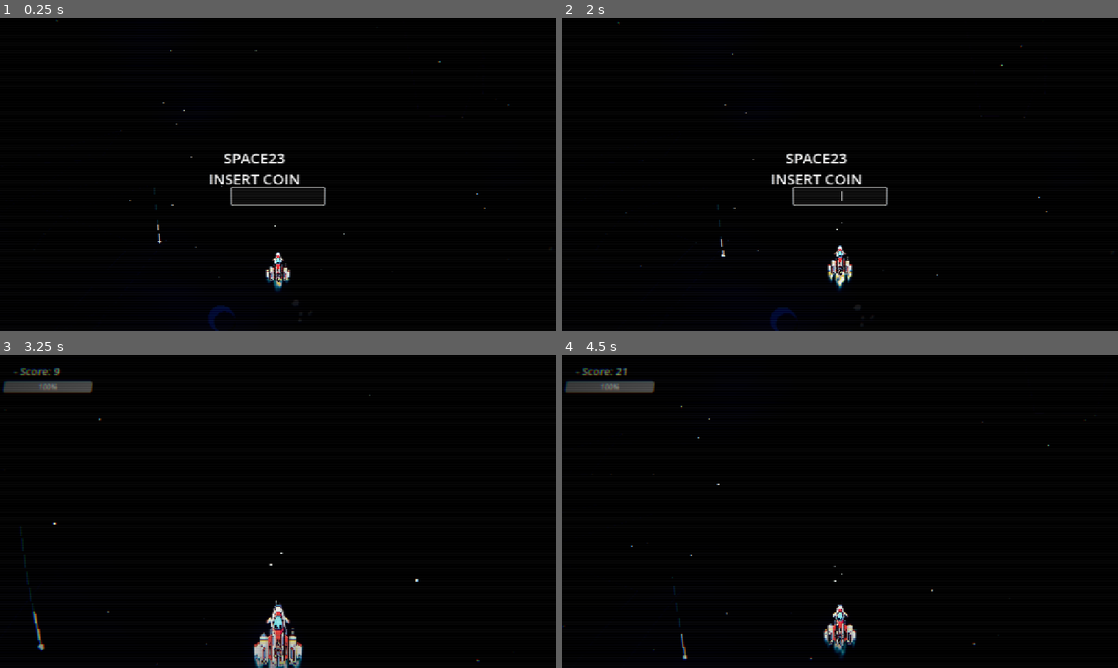
Above: before the commit, frames 1-4 (two rows, left to right).
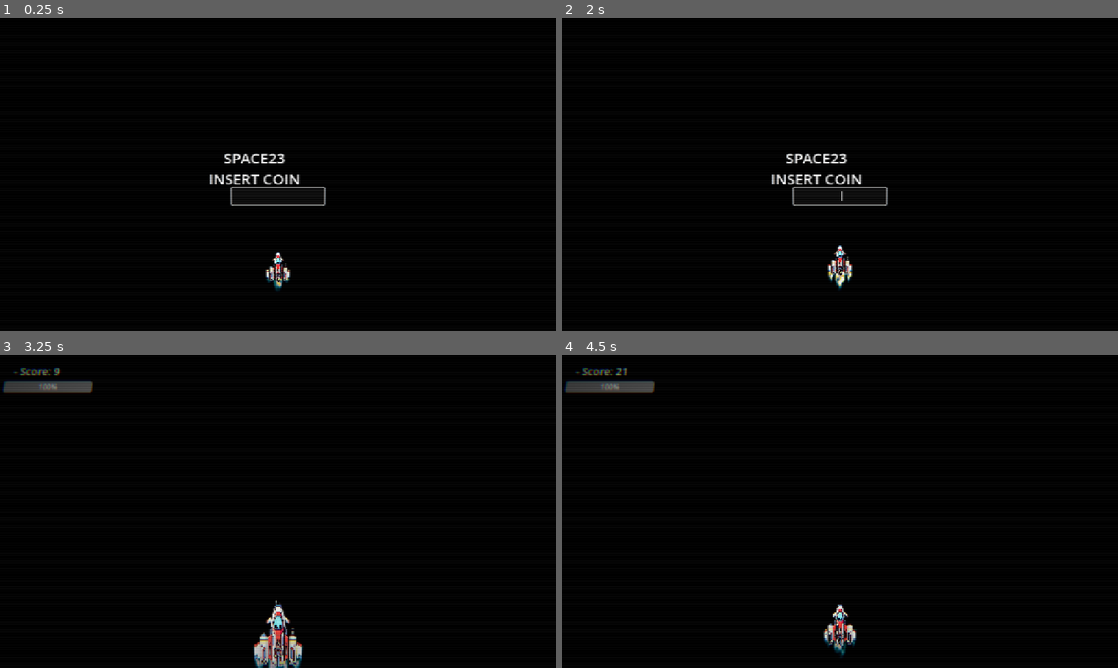
Above: after the commit, the same moments.

Repository: fabriziosalmi/space23
Game: Godot game, scene res://Main.tscn
Two runs of this game, one before a commit and one after it. Both use one fixed random seed, a clock stepped at 60 frames per second and the inputs below. Sound files missing from this copy of the repository are replaced by a short silence.
Inputs:
- Up to frame 1 (0.25 s): no input
- Up to frame 2 (2 s): hold Right 0.53-1.28 s; hold Shift 0.53-1.28 s; tap Space at 0.77, 1.52 s; hold Down from 1.28 s (still down); tap Shift at 1.35 s
- Up to frame 3 (3.25 s): tap Enter at 2 s; release Down at 2.03 s; hold Right 2.03-2.78 s; hold Shift 2.03-2.78 s; hold Up from 2.78 s (still down); tap Shift at 2.85 s; tap Space at 3.02 s
- Up to frame 4 (4.5 s): release Up at 3.53 s; hold Shift 3.53-4.28 s; hold Left from 3.53 s (still down); tap Space at 3.77 s; tap Shift at 4.35 s

The runs differ from the first frame. In frame 1, 0.2% of the frame differs, in the area x 7-92%, y 0-100%; in frame 2, 0.2%, in the area x 7-88%, y 1-100%; in frame 3, 0.2%; in frame 4, 0.1%.

Commit message:
Extract BackgroundRenderer and decouple parallax logic

Diff:
--- /dev/null
+++ b/BackgroundRenderer.gd
@@ -0,0 +1,279 @@
+extends Node2D
+class_name BackgroundRenderer
+
+var layer_deep = []
+var layer_mid = []
+var layer_near = []
+var layer_top = []
+
+var nebula_bg: ColorRect
+var nebula_time: float = 0.0
+
+var screen_size: Vector2
+
+func _ready():
+	z_index = -10
+	screen_size = get_viewport_rect().size
+
+	# --- LAYER 0: NEBULA SHADER (Colored Universe Background) ---
+	nebula_bg = ColorRect.new()
+	nebula_bg.size = screen_size + Vector2(400, 400) # Overscan per evitare bordi neri
+	nebula_bg.position = Vector2(-200, -200)
+	var mat = ShaderMaterial.new()
+	var shader = Shader.new()
+	shader.code = """
+	shader_type canvas_item;
+	uniform vec3 c_bg = vec3(0.005, 0.0, 0.015);
+	uniform vec3 c_neb1 = vec3(0.05, 0.01, 0.1);
+	uniform vec3 c_neb2 = vec3(0.0, 0.05, 0.15);
+	uniform float scroll_time = 0.0;
+	uniform float audio_bass = 0.0;
+
+	// Funzione Noise procedurale
+	vec2 random2(vec2 p) {
+		return fract(sin(vec2(dot(p,vec2(127.1,311.7)),dot(p,vec2(269.5,183.3))))*43758.5453);
+	}
+	float noise(vec2 p) {
+		vec2 i = floor(p);
+		vec2 f = fract(p);
+		vec2 u = f*f*(3.0-2.0*f);
+		return mix( mix( dot( random2(i + vec2(0.0,0.0) ), f - vec2(0.0,0.0) ),
+						 dot( random2(i + vec2(1.0,0.0) ), f - vec2(1.0,0.0) ), u.x),
+					mix( dot( random2(i + vec2(0.0,1.0) ), f - vec2(0.0,1.0) ),
+						 dot( random2(i + vec2(1.0,1.0) ), f - vec2(1.0,1.0) ), u.x), u.y);
+	}
+	// FBM (Fractal Brownian Motion)
+	float fbm(vec2 p) {
+		float f = 0.0;
+		float w = 0.5;
+		for (int i=0; i<5; i++) {
+			f += w * noise(p);
+			p *= 2.0;
+			w *= 0.5;
+		}
+		return f;
+	}
+
+	void fragment() {
+		vec2 uv = UV;
+		uv.y += scroll_time * 0.05;
+
+		float n1 = fbm(uv * 3.0 + vec2(scroll_time * 0.02, scroll_time * 0.05));
+		float n2 = fbm(uv * 6.0 - vec2(scroll_time * 0.01, scroll_time * 0.03));
+
+		vec3 color = c_bg;
+		color = mix(color, c_neb1, smoothstep(0.1, 0.8, n1));
+		color = mix(color, c_neb2, smoothstep(0.2, 0.9, n2));
+
+		float strobe = audio_bass * 8.0;
+		color += c_neb1 * n1 * strobe;
+		color += c_neb2 * n2 * strobe * 0.5;
+
+		COLOR = vec4(color, 1.0);
+	}
+	"""
+	mat.shader = shader
+	nebula_bg.material = mat
+	add_child(nebula_bg)
+
+	_init_layers()
+
+func _init_layers():
+	# 1. LAYER DEEP (Galaxies, tiny flares)
+	for i in range(4):
+		layer_deep.append({
+			"type": "galaxy",
+			"pos": Vector2(randf_range(-200, screen_size.x + 200), randf() * screen_size.y),
+			"speed": randf_range(2.0, 5.0),
+			"size": randf_range(5.0, 12.0),
+			"angle": randf() * PI * 2.0,
+			"arms": randi() % 2 + 2,
+			"brightness": randf_range(0.05, 0.15)
+		})
+	for i in range(10):
+		layer_deep.append({
+			"type": "flare",
+			"pos": Vector2(randf_range(-200, screen_size.x + 200), randf() * screen_size.y),
+			"speed": randf_range(2.0, 6.0),
+			"pulse_offset": randf() * PI * 2.0,
+			"pulse_speed": randf_range(0.5, 1.0)
+		})
+
+	# 2. LAYER MID (Distant static stars)
+	for i in range(70):
+		layer_mid.append({
+			"pos": Vector2(randf_range(-200, screen_size.x + 200), randf() * screen_size.y),
+			"speed": randf_range(15.0, 30.0),
+			"brightness": randf_range(0.1, 0.4)
+		})
+
+	# 3. LAYER NEAR (Fast stars and Constellations)
+	for i in range(4): # Costellazioni giganti
+		var num_stars = randi() % 5 + 4
+		var c_pos = Vector2(randf_range(-200, screen_size.x + 200), randf() * screen_size.y)
+		var speed = randf_range(2.0, 8.0) # Quasi ferme
+		var stars = []
+		for s in range(num_stars):
+			# Estensione enorme
+			stars.append(Vector2(randf_range(-200, 200), randf_range(-200, 200)))
+		layer_near.append({
+			"type": "constellation",
+			"pos": c_pos,
+			"speed": speed,
+			"stars": stars,
+			"brightness": randf_range(0.6, 1.0)
+		})
+	for i in range(30):
+		layer_near.append({
+			"type": "star",
+			"pos": Vector2(randf_range(-200, screen_size.x + 200), randf() * screen_size.y),
+			"speed": randf_range(60.0, 100.0),
+			"brightness": randf_range(0.5, 1.0)
+		})
+
+	# 4. LAYER TOP (Planets, Asteroids, Comets)
+	for i in range(2):
+		layer_top.append({
+			"type": "planet",
+			"pos": Vector2(randf_range(-200, screen_size.x + 200), randf() * screen_size.y),
+			"speed": randf_range(30.0, 50.0),
+			"radius": randf_range(30.0, 60.0),
+			"color": Color(randf_range(0.1, 0.3), randf_range(0.1, 0.3), randf_range(0.2, 0.4), 0.7),
+			"ring": randf() > 0.5
+		})
+	for i in range(2):
+		var num_ast = randi() % 5 + 3
+		var asteroids = []
+		for ast in range(num_ast):
+			var a_pts = PackedVector2Array()
+			var a_rad = randf_range(3.0, 8.0)
+			for a in range(6):
+				var ang = a * (PI * 2.0 / 6.0)
+				var rad = a_rad * randf_range(0.6, 1.4)
+				a_pts.append(Vector2(cos(ang), sin(ang)) * rad)
+			asteroids.append({
+				"offset": Vector2(randf_range(-40, 40), randf_range(-40, 40)),
+				"pts": a_pts,
+				"rot": randf() * PI,
+				"rot_speed": randf_range(-1.5, 1.5)
+			})
+		layer_top.append({
+			"type": "asteroid_group",
+			"pos": Vector2(randf_range(-200, screen_size.x + 200), randf() * screen_size.y),
+			"speed": randf_range(80.0, 120.0),
+			"asteroids": asteroids
+		})
+	for i in range(2):
+		layer_top.append({
+			"type": "comet",
+			"pos": Vector2(randf_range(-200, screen_size.x + 200), randf() * screen_size.y),
+			"speed": randf_range(300.0, 500.0),
+			"dir": Vector2(randf_range(-0.5, 0.5), 1.0).normalized(),
+			"length": randf_range(80.0, 150.0)
+		})
+
+func update_background(delta: float, global_speed_multiplier: float, c_bg: Color, c_neb1: Color, c_neb2: Color, audio_bass: float, audio_mid: float):
+	nebula_time += delta * global_speed_multiplier
+	if nebula_bg and nebula_bg.material:
+		nebula_bg.material.set_shader_parameter("scroll_time", nebula_time)
+		nebula_bg.material.set_shader_parameter("audio_bass", audio_bass)
+		nebula_bg.material.set_shader_parameter("c_bg", Vector3(c_bg.r, c_bg.g, c_bg.b))
+		nebula_bg.material.set_shader_parameter("c_neb1", Vector3(c_neb1.r, c_neb1.g, c_neb1.b))
+		nebula_bg.material.set_shader_parameter("c_neb2", Vector3(c_neb2.r, c_neb2.g, c_neb2.b))
+
+	# Scroll
+	var all_layers = [layer_deep, layer_mid, layer_near, layer_top]
+	for layer in all_layers:
+		for e in layer:
+			if e.has("dir"): # E' una cometa
+				e.pos += e.dir * e.speed * global_speed_multiplier * delta
+				if e.pos.y > screen_size.y + 200 or e.pos.x < -200 or e.pos.x > screen_size.x + 200:
+					e.pos.y = -200
+					e.pos.x = randf_range(-200, screen_size.x + 200)
+			else:
+				e.pos.y += e.speed * global_speed_multiplier * delta
+				if e.pos.y > screen_size.y + 150:
+					e.pos.y = -150
+					e.pos.x = randf_range(-200, screen_size.x + 200)
+
+			if e.has("rot"): # E' un asteroide
+				e.rot += e.rot_speed * global_speed_multiplier * delta
+
+			if e.has("asteroids"): # E' un gruppo di asteroidi
+				for ast in e.asteroids:
+					ast.rot += ast.rot_speed * global_speed_multiplier * delta
+
+	# Pass audio_mid to draw
+	# We can store it as meta or just call queue_redraw() and use a property
+	set_meta("audio_mid", audio_mid)
+	queue_redraw()
+
+func _draw():
+	var time = Time.get_ticks_msec() / 1000.0
+	var audio_mid = get_meta("audio_mid") if has_meta("audio_mid") else 0.0
+
+	# 1. DRAW LAYER DEEP
+	for e in layer_deep:
+		if e.type == "galaxy":
+			draw_set_transform(e.pos, e.angle + time * 0.05, Vector2.ONE)
+			for arm in range(e.arms):
+				var arm_ang = arm * (PI * 2.0 / float(e.arms))
+				for step in range(2, int(e.size), 2):
+					var r = float(step)
+					var theta = arm_ang + r * 0.15
+					var p = Vector2(cos(theta), sin(theta)) * r
+					var alpha_fade = 1.0 - (r / e.size)
+					draw_rect(Rect2(p, Vector2(1,1)), Color(1, 1, 1, e.brightness * alpha_fade))
+			draw_set_transform(Vector2.ZERO, 0.0, Vector2.ONE)
+
+		elif e.type == "flare":
+			var pulse = sin(time * e.pulse_speed + e.pulse_offset)
+			if pulse > 0.9:
+				var intensity = (pulse - 0.9) * 10.0
+				draw_rect(Rect2(e.pos, Vector2(1, 1)), Color(2.5, 2.5, 2.5, intensity * 0.4)) # HDR Glow
+
+	# 2. DRAW LAYER MID
+	for e in layer_mid:
+		draw_rect(Rect2(e.pos, Vector2(1, 1)), Color(1.5 + audio_mid*3.0, 1.5 + audio_mid*3.0, 1.5 + audio_mid*3.0, e.brightness)) # HDR Glow
+
+	# 3. DRAW LAYER NEAR
+	for e in layer_near:
+		if e.type == "star":
+			draw_rect(Rect2(e.pos - Vector2(1,1), Vector2(2, 2)), Color(1.8, 1.8, 1.8, e.brightness)) # HDR Glow
+		elif e.type == "constellation":
+			draw_set_transform(e.pos, 0.0, Vector2.ONE)
+			for s in range(e.stars.size() - 1):
+				draw_line(e.stars[s], e.stars[s+1], Color(1.2 + audio_mid*2.0, 1.2 + audio_mid*2.0, 1.2 + audio_mid*2.0, e.brightness * 0.08), 1.0) # Molto trasparenti
+			for s in e.stars:
+				draw_rect(Rect2(s, Vector2(1, 1)), Color(1.8, 1.8, 1.8, e.brightness * 0.2)) # Piccole e deboli
+			draw_set_transform(Vector2.ZERO, 0.0, Vector2.ONE)
+
+	# 4. DRAW LAYER TOP
+	for e in layer_top:
+		if e.type == "planet":
+			draw_circle(e.pos, e.radius, e.color)
+			draw_circle(e.pos + Vector2(e.radius*0.25, e.radius*0.25), e.radius*0.8, Color(0, 0, 0, 0.6))
+			if e.ring:
+				draw_set_transform(e.pos, 0.3, Vector2(1.0, 0.3))
+				for r in range(3):
+					draw_arc(Vector2.ZERO, e.radius * 1.5 + r*2, 0, PI*2, 32, Color(1, 1, 1, 0.3), 1.5)
+				draw_set_transform(Vector2.ZERO, 0.0, Vector2.ONE)
+
+		elif e.type == "asteroid_group":
+			for ast in e.asteroids:
+				var draw_pos = e.pos + ast.offset
+				draw_set_transform(draw_pos, ast.rot, Vector2.ONE)
+				var ast_col = Color(0.2, 0.2, 0.2, 0.8)
+				var c_arr = PackedColorArray()
+				c_arr.resize(ast.pts.size())
+				c_arr.fill(ast_col)
+				draw_polygon(ast.pts, c_arr)
+				draw_polyline(ast.pts + PackedVector2Array([ast.pts[0]]), Color(0.1, 0.1, 0.1, 0.8), 1.0, true)
+				draw_set_transform(Vector2.ZERO, 0.0, Vector2.ONE)
+
+		elif e.type == "comet":
+			draw_circle(e.pos, 3.0, Color(2.0, 3.5, 5.0))
+			var mid = e.pos - e.dir * (e.length * 0.3)
+			var end = e.pos - e.dir * e.length
+			draw_line(e.pos, mid, Color(1.0, 2.0, 4.0, 0.8), 2.0)
+			draw_line(mid, end, Color(0.5, 1.0, 3.0, 0.2), 1.0)
--- a/Main.gd
+++ b/Main.gd
@@ -74,17 +74,16 @@
 
 var screen_size: Vector2
 
-# Parallax Layers
-var layer_deep = []
-var layer_mid = []
-var layer_near = []
-var layer_top = []
+var bg_renderer: Node2D
 
 func _ready():
 	screen_size = get_viewport_rect().size
 
 	audio_manager = load("res://AudioManager.gd").new()
 	add_child(audio_manager)
+
+	bg_renderer = load("res://BackgroundRenderer.gd").new()
+	add_child(bg_renderer)
 
 	audio_manager.load_and_play_track(0)
 
@@ -319,99 +318,6 @@
 	add_child(ui_layer)
 	name_input.grab_focus()
 
-	# 1. LAYER DEEP (Galaxies, tiny flares)
-	for i in range(4):
-		layer_deep.append({
-			"type": "galaxy",
-			"pos": Vector2(randf_range(-200, screen_size.x + 200), randf() * screen_size.y),
-			"speed": randf_range(2.0, 5.0),
-			"size": randf_range(5.0, 12.0),
-			"angle": randf() * PI * 2.0,
-			"arms": randi() % 2 + 2,
-			"brightness": randf_range(0.05, 0.15)
-		})
-	for i in range(10):
-		layer_deep.append({
-			"type": "flare",
-			"pos": Vector2(randf_range(-200, screen_size.x + 200), randf() * screen_size.y),
-			"speed": randf_range(2.0, 6.0),
-			"pulse_offset": randf() * PI * 2.0,
-			"pulse_speed": randf_range(0.5, 1.0)
-		})
-
-	# 2. LAYER MID (Distant static stars)
-	for i in range(70):
-		layer_mid.append({
-			"pos": Vector2(randf_range(-200, screen_size.x + 200), randf() * screen_size.y),
-			"speed": randf_range(15.0, 30.0),
-			"brightness": randf_range(0.1, 0.4)
-		})
-
-	# 3. LAYER NEAR (Fast stars and Constellations)
-	for i in range(4): # Costellazioni giganti
-		var num_stars = randi() % 5 + 4
-		var c_pos = Vector2(randf_range(-200, screen_size.x + 200), randf() * screen_size.y)
-		var speed = randf_range(2.0, 8.0) # Quasi ferme
-		var stars = []
-		for s in range(num_stars):
-			# Estensione enorme
-			stars.append(Vector2(randf_range(-200, 200), randf_range(-200, 200)))
-		layer_near.append({
-			"type": "constellation",
-			"pos": c_pos,
-			"speed": speed,
-			"stars": stars,
-			"brightness": randf_range(0.6, 1.0)
-		})
-	for i in range(30):
-		layer_near.append({
-			"type": "star",
-			"pos": Vector2(randf_range(-200, screen_size.x + 200), randf() * screen_size.y),
-			"speed": randf_range(60.0, 100.0),
-			"brightness": randf_range(0.5, 1.0)
-		})
-
-	# 4. LAYER TOP (Planets, Asteroids, Comets)
-	for i in range(2):
-		layer_top.append({
-			"type": "planet",
-			"pos": Vector2(randf_range(-200, screen_size.x + 200), randf() * screen_size.y),
-			"speed": randf_range(30.0, 50.0),
-			"radius": randf_range(30.0, 60.0),
-			"color": Color(randf_range(0.1, 0.3), randf_range(0.1, 0.3), randf_range(0.2, 0.4), 0.7),
-			"ring": randf() > 0.5
-		})
-	for i in range(2):
-		var num_ast = randi() % 5 + 3
-		var asteroids = []
-		for ast in range(num_ast):
-			var a_pts = PackedVector2Array()
-			var a_rad = randf_range(3.0, 8.0)
-			for a in range(6):
-				var ang = a * (PI * 2.0 / 6.0)
-				var rad = a_rad * randf_range(0.6, 1.4)
-				a_pts.append(Vector2(cos(ang), sin(ang)) * rad)
-			asteroids.append({
-				"offset": Vector2(randf_range(-40, 40), randf_range(-40, 40)),
-				"pts": a_pts,
-				"rot": randf() * PI,
-				"rot_speed": randf_range(-1.5, 1.5)
-			})
-		layer_top.append({
-			"type": "asteroid_group",
-			"pos": Vector2(randf_range(-200, screen_size.x + 200), randf() * screen_size.y),
-			"speed": randf_range(80.0, 120.0),
-			"asteroids": asteroids
-		})
-	for i in range(2):
-		layer_top.append({
-			"type": "comet",
-			"pos": Vector2(randf_range(-200, screen_size.x + 200), randf() * screen_size.y),
-			"speed": randf_range(300.0, 500.0),
-			"dir": Vector2(randf_range(-0.5, 0.5), 1.0).normalized(),
-			"length": randf_range(80.0, 150.0)
-		})
-
 	add_child(player)
 	player.position = Vector2(screen_size.x / 2, screen_size.y - 160)
 
@@ -538,7 +444,7 @@
 
 	if game_state == "TITLE":
 		global_speed_multiplier = 0.05 # Lo spazio si muove quasi impercettibilmente
-		_scroll_layers(delta)
+		bg_renderer.update_background(delta, global_speed_multiplier, current_c_bg, current_c_neb1, current_c_neb2, audio_manager.audio_low, audio_manager.audio_mid)
 		queue_redraw()
 		return
 
@@ -834,116 +740,16 @@
 	if world_env and world_env.environment:
 		world_env.environment.glow_intensity = 1.8
 
-	# Aggiorna variabili nello Shader della nebulosa
-	nebula_time += delta * global_speed_multiplier
-	if nebula_bg and nebula_bg.material:
-		nebula_bg.material.set_shader_parameter("scroll_time", nebula_time)
-		nebula_bg.material.set_shader_parameter("audio_bass", audio_manager.audio_low)
-		nebula_bg.material.set_shader_parameter("c_bg", Vector3(current_c_bg.r, current_c_bg.g, current_c_bg.b))
-		nebula_bg.material.set_shader_parameter("c_neb1", Vector3(current_c_neb1.r, current_c_neb1.g, current_c_neb1.b))
-		nebula_bg.material.set_shader_parameter("c_neb2", Vector3(current_c_neb2.r, current_c_neb2.g, current_c_neb2.b))
+	# Aggiorna background manager
+	bg_renderer.update_background(delta, global_speed_multiplier, current_c_bg, current_c_neb1, current_c_neb2, audio_manager.audio_low, audio_manager.audio_mid)
 
 	distance += scroll_speed * global_speed_multiplier * delta
 	hud_score.text = player_name + " - Score: " + str(int(distance) + score_points)
 
-	_scroll_layers(delta)
 	queue_redraw()
-
-func _scroll_layers(delta):
-	# Scroll All Layers (Mossa in funzione separata per permettere scroll senza logic)
-	var all_layers = [layer_deep, layer_mid, layer_near, layer_top]
-	for layer in all_layers:
-		for e in layer:
-			if e.has("dir"): # E' una cometa
-				e.pos += e.dir * e.speed * global_speed_multiplier * delta
-				if e.pos.y > screen_size.y + 200 or e.pos.x < -200 or e.pos.x > screen_size.x + 200:
-					e.pos.y = -200
-					e.pos.x = randf_range(-200, screen_size.x + 200)
-			else:
-				e.pos.y += e.speed * global_speed_multiplier * delta
-				if e.pos.y > screen_size.y + 150:
-					e.pos.y = -150
-					e.pos.x = randf_range(-200, screen_size.x + 200)
-
-			if e.has("rot"): # E' un asteroide
-				e.rot += e.rot_speed * global_speed_multiplier * delta
-
-			if e.has("asteroids"): # E' un gruppo di asteroidi
-				for ast in e.asteroids:
-					ast.rot += ast.rot_speed * global_speed_multiplier * delta
 
 func _draw():
 	var time = Time.get_ticks_msec() / 1000.0
-
-	# 1. DRAW LAYER DEEP
-	for e in layer_deep:
-		if e.type == "galaxy":
-			draw_set_transform(e.pos, e.angle + time * 0.05, Vector2.ONE)
-			for arm in range(e.arms):
-				var arm_ang = arm * (PI * 2.0 / float(e.arms))
-				for step in range(2, int(e.size), 2):
-					var r = float(step)
-					var theta = arm_ang + r * 0.15
-					var p = Vector2(cos(theta), sin(theta)) * r
-					var alpha_fade = 1.0 - (r / e.size)
-					draw_rect(Rect2(p, Vector2(1,1)), Color(1, 1, 1, e.brightness * alpha_fade))
-			draw_set_transform(Vector2.ZERO, 0.0, Vector2.ONE)
-
-		elif e.type == "flare":
-			var pulse = sin(time * e.pulse_speed + e.pulse_offset)
-			if pulse > 0.9:
-				var intensity = (pulse - 0.9) * 10.0
-				draw_rect(Rect2(e.pos, Vector2(1, 1)), Color(2.5, 2.5, 2.5, intensity * 0.4)) # HDR Glow
-
-	# 2. DRAW LAYER MID
-	for e in layer_mid:
-		draw_rect(Rect2(e.pos, Vector2(1, 1)), Color(1.5 + audio_manager.audio_mid*3.0, 1.5 + audio_manager.audio_mid*3.0, 1.5 + audio_manager.audio_mid*3.0, e.brightness)) # HDR Glow
-
-	# 3. DRAW LAYER NEAR
-	for e in layer_near:
-		if e.type == "star":
-			draw_rect(Rect2(e.pos - Vector2(1,1), Vector2(2, 2)), Color(1.8, 1.8, 1.8, e.brightness)) # HDR Glow
-		elif e.type == "constellation":
-			draw_set_transform(e.pos, 0.0, Vector2.ONE)
-			for s in range(e.stars.size() - 1):
-				draw_line(e.stars[s], e.stars[s+1], Color(1.2 + audio_manager.audio_mid*2.0, 1.2 + audio_manager.audio_mid*2.0, 1.2 + audio_manager.audio_mid*2.0, e.brightness * 0.08), 1.0) # Molto trasparenti
-			for s in e.stars:
-				draw_rect(Rect2(s, Vector2(1, 1)), Color(1.8, 1.8, 1.8, e.brightness * 0.2)) # Piccole e deboli
-			draw_set_transform(Vector2.ZERO, 0.0, Vector2.ONE)
-
-	# 4. DRAW LAYER TOP
-	for e in layer_top:
-		if e.type == "planet":
-			# Shadow effect for 3D realism
-			draw_circle(e.pos, e.radius, e.color)
-			draw_circle(e.pos + Vector2(e.radius*0.25, e.radius*0.25), e.radius*0.8, Color(0, 0, 0, 0.6))
-			if e.ring:
-				draw_set_transform(e.pos, 0.3, Vector2(1.0, 0.3))
-				# Un ring orbitale leggermente semitrasparente
-				for r in range(3):
-					draw_arc(Vector2.ZERO, e.radius * 1.5 + r*2, 0, PI*2, 32, Color(1, 1, 1, 0.3), 1.5)
-				draw_set_transform(Vector2.ZERO, 0.0, Vector2.ONE)
-
-		elif e.type == "asteroid_group":
-			for ast in e.asteroids:
-				var draw_pos = e.pos + ast.offset
-				draw_set_transform(draw_pos, ast.rot, Vector2.ONE)
-				var ast_col = Color(0.2, 0.2, 0.2, 0.8)
-				var c_arr = PackedColorArray()
-				c_arr.resize(ast.pts.size())
-				c_arr.fill(ast_col)
-				draw_polygon(ast.pts, c_arr)
-				draw_polyline(ast.pts + PackedVector2Array([ast.pts[0]]), Color(0.1, 0.1, 0.1, 0.8), 1.0, true)
-				draw_set_transform(Vector2.ZERO, 0.0, Vector2.ONE)
-
-		elif e.type == "comet":
-			# Testa incandescente (HDR color per bloom fortissimo)
-			draw_circle(e.pos, 3.0, Color(2.0, 3.5, 5.0))
-			# Coda (sfumata procedurale con 2 linee)
-			var mid = e.pos - e.dir * (e.length * 0.3)
-			var end = e.pos - e.dir * e.length
-			draw_line(e.pos, mid, Color(1.0, 2.0, 4.0, 0.8), 2.0)
-			draw_line(mid, end, Color(0.5, 1.0, 3.0, 0.2), 1.0)
 
 	# --- RENDER GIOCO: ARMI E NEMICI ---
 	for b in player_bullets:
